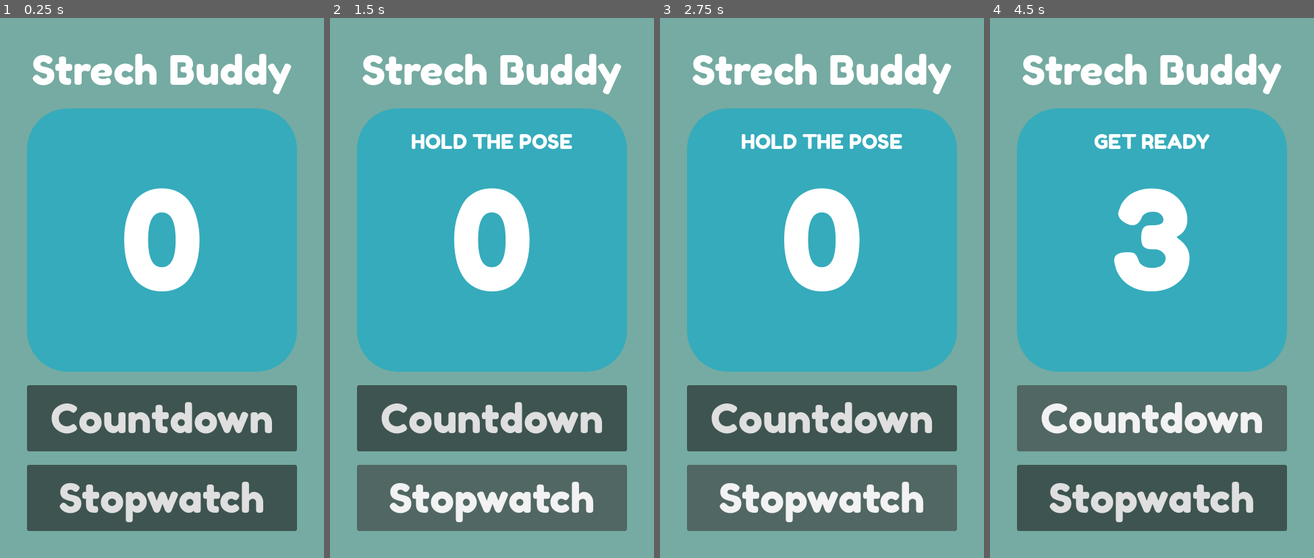
Above: before the commit, frames 1-4 (left to right).
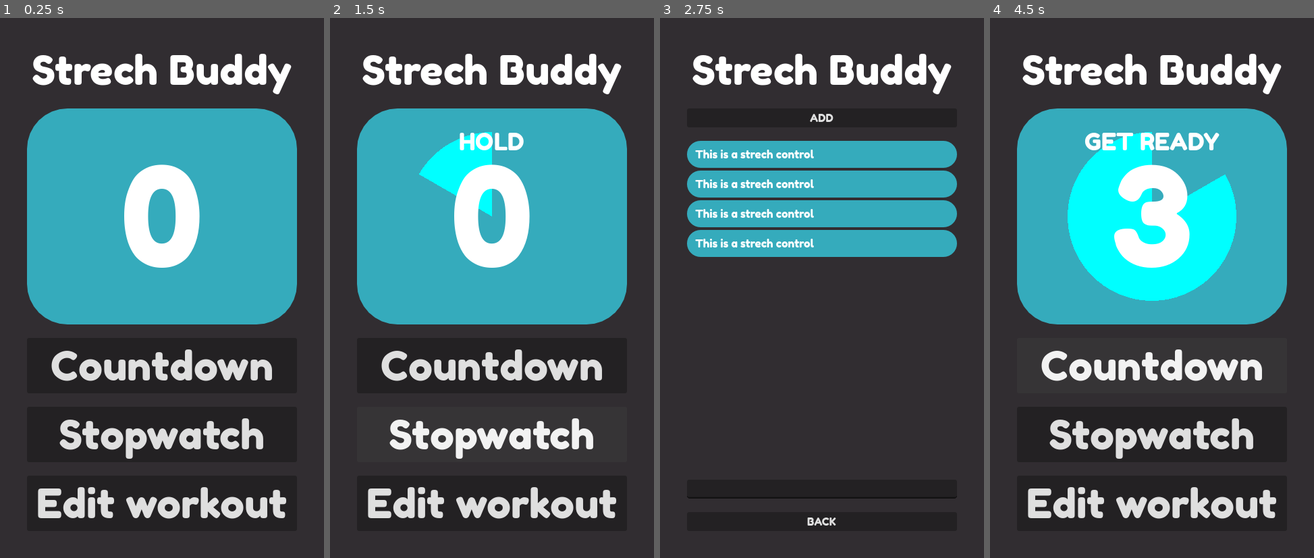
Above: after the commit, the same moments.

Repository: Gouellie/StrechBuddy
Game: Godot game, scene res://src/main.tscn
Two runs of this game, one before a commit and one after it. Both use one fixed random seed, a clock stepped at 60 frames per second and the inputs below.
Inputs (mouse positions are in pixels of both pictures, inside the frame that each line leads up to):
- Up to frame 1 (0.25 s): no input
- Up to frame 2 (1.5 s): click "Countdown" at 0.5 s; click "Stopwatch" at 1.25 s
- Up to frame 3 (2.75 s): click (822, 504) at 2 s, where only the run after the commit has a clickable "Edit workout"
- Up to frame 4 (4.5 s): click (1152, 115) at 2.75 s, where only the run after the commit has a clickable "ADD"; click (1152, 520) at 3.5 s, where only the run after the commit has a clickable "BACK"; click "Countdown" at 4.25 s

The runs differ from the first frame. In frame 1, 67% of the frame differs, in the area x 0-100%, y 0-100%; in frame 2, 69%; in frame 3, 85%; in frame 4, 75%.

Commit message:
UI WIP
Added ticker ui
Added audio cue on tick
Updated settings to fix display on mobile

Diff:
--- a/project.godot
+++ b/project.godot
@@ -18,11 +18,14 @@
 [autoload]
 
 GlobalTimer="*res://src/autoloads/global_timer.tscn"
+AudioManager="*res://src/autoloads/audio_manager.tscn"
 
 [display]
 
 window/size/viewport_width=480
 window/size/viewport_height=800
+window/size/resizable=false
+window/size/borderless=true
 window/stretch/mode="viewport"
 window/stretch/aspect="expand"
 window/handheld/orientation=1
--- /dev/null
+++ b/src/autoloads/audio_manager.gd
@@ -0,0 +1,6 @@
+extends Node
+
+@onready var tick_player : AudioStreamPlayer = $TickPlayer
+
+func tick() -> void:
+	tick_player.play(0)
--- /dev/null
+++ b/src/autoloads/audio_manager.tscn
@@ -0,0 +1,10 @@
+[gd_scene load_steps=3 format=3 uid="uid://c41q48fjf0nsd"]
+
+[ext_resource type="Script" path="res://src/autoloads/audio_manager.gd" id="1_ln3pi"]
+[ext_resource type="AudioStream" uid="uid://c800hrb2ub7r1" path="res://assets/audio/click_003.ogg" id="2_jch8c"]
+
+[node name="AudioManager" type="Node"]
+script = ExtResource("1_ln3pi")
+
+[node name="TickPlayer" type="AudioStreamPlayer" parent="."]
+stream = ExtResource("2_jch8c")
--- a/src/autoloads/global_timer.gd
+++ b/src/autoloads/global_timer.gd
@@ -4,7 +4,7 @@
 
 signal global_timer_start(timer_type, message)
 signal global_timer_stop
-signal global_timer_tick
+signal global_timer_tick(time_elapsed)
 
 var active : bool = false
 var wait_time : int = 0
@@ -19,8 +19,9 @@
 
 func _on_tick():
 	elapsed_time += 1
-	global_timer_tick.emit()
-	if elapsed_time >= wait_time:
+	var elapsed = elapsed_time >= wait_time
+	global_timer_tick.emit(elapsed)
+	if elapsed:
 		active = false
 		global_timer_stop.emit()
 
@@ -30,7 +31,6 @@
 	wait_time = seconds
 	elapsed_time = 0
 	global_timer_start.emit(timer_type, message)
-	global_timer_tick.emit()
 	_ticker.start()
 
 
--- a/src/main.gd
+++ b/src/main.gd
@@ -1,9 +1,14 @@
 extends Control
 
+const workout_list := preload("res://src/ui/workout_list.tscn")
 
 func _on_button_countdown_pressed():
 	GlobalTimer.wait_for(3, GlobalTimer.TIMER_TYPE.COUNTDOWN, "GET READY")
 
 
 func _on_button_stopwatch_pressed():
-	GlobalTimer.wait_for(5, GlobalTimer.TIMER_TYPE.STOPWATCH, "HOLD THE POSE")
+	GlobalTimer.wait_for(5, GlobalTimer.TIMER_TYPE.STOPWATCH, "HOLD")
+
+
+func _on_button_edit_workout_pressed():
+	get_tree().change_scene_to_packed(workout_list)
--- a/src/main.tscn
+++ b/src/main.tscn
@@ -13,14 +13,14 @@
 grow_vertical = 2
 script = ExtResource("1_hnbr0")
 
-[node name="ColorRect" type="ColorRect" parent="."]
+[node name="Background" type="ColorRect" parent="."]
 layout_mode = 1
 anchors_preset = 15
 anchor_right = 1.0
 anchor_bottom = 1.0
 grow_horizontal = 2
 grow_vertical = 2
-color = Color(0.458824, 0.670588, 0.635294, 1)
+color = Color(0.192157, 0.176471, 0.192157, 1)
 
 [node name="Margin" type="MarginContainer" parent="."]
 layout_mode = 1
@@ -64,5 +64,13 @@
 theme_override_font_sizes/font_size = 60
 text = "Stopwatch"
 
+[node name="Button_EditWorkout" type="Button" parent="Margin/VBoxContainer"]
+layout_mode = 2
+size_flags_vertical = 3
+focus_mode = 0
+theme_override_font_sizes/font_size = 60
+text = "Edit workout"
+
 [connection signal="pressed" from="Margin/VBoxContainer/Button_Countdown" to="." method="_on_button_countdown_pressed"]
 [connection signal="pressed" from="Margin/VBoxContainer/Button_Stopwatch" to="." method="_on_button_stopwatch_pressed"]
+[connection signal="pressed" from="Margin/VBoxContainer/Button_EditWorkout" to="." method="_on_button_edit_workout_pressed"]
--- a/src/ui/global_timer_ui.gd
+++ b/src/ui/global_timer_ui.gd
@@ -1,7 +1,8 @@
 extends Panel
 
 @onready var label_message :Label= $VBoxContainer/Label_Message
-@onready var label_time :Label= $Control/Label_Time
+@onready var label_time :Label= $Margin/Label_Time
+@onready var ticker_ui := $Margin/CenterContainer/TickerUI
 
 var timer_active : bool
 var timer_type
@@ -18,6 +19,8 @@
 	timer_active = true
 	timer_type = p_timer_type
 	label_message.text = p_message
+	set_display_time()
+	ticker_ui.pulse(p_timer_type == GlobalTimer.TIMER_TYPE.COUNTDOWN)
 
 
 func on_global_timer_stopped() -> void:
@@ -25,15 +28,15 @@
 	label_message.text = ""
 
 
-func on_global_timer_ticked():
+func on_global_timer_ticked(time_elapsed : bool):
 	if not timer_active:
 		return
-	match timer_type:
-		GlobalTimer.TIMER_TYPE.COUNTDOWN:
-			set_display_time(GlobalTimer.get_time_left())
-		GlobalTimer.TIMER_TYPE.STOPWATCH:
-			set_display_time(GlobalTimer.get_elapsed_time())
+	AudioManager.tick()
+	if not time_elapsed:
+		ticker_ui.pulse(timer_type == GlobalTimer.TIMER_TYPE.COUNTDOWN)
+	set_display_time()
 
 
-func set_display_time(seconds : int) -> void:
+func set_display_time() -> void:
+	var seconds = GlobalTimer.get_time_left() if timer_type == GlobalTimer.TIMER_TYPE.COUNTDOWN else GlobalTimer.get_elapsed_time()
 	label_time.text = str(seconds)
--- a/src/ui/global_timer_ui.tscn
+++ b/src/ui/global_timer_ui.tscn
@@ -1,16 +1,43 @@
-[gd_scene load_steps=3 format=3 uid="uid://d0fa583087q88"]
+[gd_scene load_steps=4 format=3 uid="uid://d0fa583087q88"]
 
 [ext_resource type="Theme" uid="uid://c3m0y7v75p3p0" path="res://assets/theme/main_theme.tres" id="1_r4ro5"]
 [ext_resource type="Script" path="res://src/ui/global_timer_ui.gd" id="2_p05fv"]
+[ext_resource type="Script" path="res://src/ui/ticker_ui.gd" id="3_v6m8r"]
 
 [node name="GlobalTimerUI" type="Panel"]
 anchors_preset = 15
 anchor_right = 1.0
 anchor_bottom = 1.0
+offset_bottom = -331.0
 grow_horizontal = 2
 grow_vertical = 2
 theme = ExtResource("1_r4ro5")
 script = ExtResource("2_p05fv")
+
+[node name="Margin" type="MarginContainer" parent="."]
+layout_mode = 1
+anchors_preset = 15
+anchor_right = 1.0
+anchor_bottom = 1.0
+grow_horizontal = 2
+grow_vertical = 2
+size_flags_vertical = 3
+theme_override_constants/margin_left = 20
+theme_override_constants/margin_right = 20
+
+[node name="CenterContainer" type="CenterContainer" parent="Margin"]
+layout_mode = 2
+
+[node name="TickerUI" type="Control" parent="Margin/CenterContainer"]
+layout_mode = 2
+script = ExtResource("3_v6m8r")
+
+[node name="Label_Time" type="Label" parent="Margin"]
+layout_mode = 2
+theme_override_font_sizes/font_size = 200
+text = "0"
+horizontal_alignment = 1
+vertical_alignment = 1
 
 [node name="VBoxContainer" type="VBoxContainer" parent="."]
 layout_mode = 1
@@ -27,7 +54,7 @@
 [node name="Label_Message" type="Label" parent="VBoxContainer"]
 custom_minimum_size = Vector2(0, 50)
 layout_mode = 2
-theme_override_font_sizes/font_size = 30
+theme_override_font_sizes/font_size = 35
 text = "LABEL MESSAGE"
 horizontal_alignment = 1
 vertical_alignment = 1
@@ -45,21 +72,3 @@
 visible = false
 layout_mode = 2
 horizontal_alignment = 1
-
-[node name="Control" type="MarginContainer" parent="."]
-layout_mode = 1
-anchors_preset = 15
-anchor_right = 1.0
-anchor_bottom = 1.0
-grow_horizontal = 2
-grow_vertical = 2
-size_flags_vertical = 3
-theme_override_constants/margin_left = 20
-theme_override_constants/margin_right = 20
-
-[node name="Label_Time" type="Label" parent="Control"]
-layout_mode = 2
-theme_override_font_sizes/font_size = 200
-text = "0"
-horizontal_alignment = 1
-vertical_alignment = 1
--- /dev/null
+++ b/src/ui/palettes.gd
@@ -0,0 +1,10 @@
+extends VBoxContainer
+
+# https://poolors.com/
+# fdfefe-03fb92-34a1bb-4b66ca-0f1010
+# 7f4599-21c5c6-fcfcfc-fac7b6-fe9935
+# ffffff-db98a7-90757d-5a5659-312d31
+# 00beff-0260a5-cc6d58-eabc9f-f5f6f6
+# fcfdff-32d4fa-1594f2-0350bf-2b2d36
+# fcfcfc-f09a21-2fa3bc-353548-ca5a98
+# ffffff-fd9915-fd6206-c52729-652209
--- /dev/null
+++ b/src/ui/palettes.tscn
@@ -0,0 +1,35 @@
+[gd_scene load_steps=2 format=3 uid="uid://d37r8g44nsp5q"]
+
+[ext_resource type="Script" path="res://src/ui/palettes.gd" id="1_q5a12"]
+
+[node name="Palette_01" type="VBoxContainer"]
+anchors_preset = 15
+anchor_right = 1.0
+anchor_bottom = 1.0
+grow_horizontal = 2
+grow_vertical = 2
+script = ExtResource("1_q5a12")
+
+[node name="ColorRect_1" type="ColorRect" parent="."]
+layout_mode = 2
+size_flags_vertical = 3
+
+[node name="ColorRect_2" type="ColorRect" parent="."]
+layout_mode = 2
+size_flags_vertical = 3
+color = Color(0.858824, 0.596078, 0.654902, 1)
+
+[node name="ColorRect_3" type="ColorRect" parent="."]
+layout_mode = 2
+size_flags_vertical = 3
+color = Color(0.564706, 0.458824, 0.490196, 1)
+
+[node name="ColorRect_4" type="ColorRect" parent="."]
+layout_mode = 2
+size_flags_vertical = 3
+color = Color(0.352941, 0.337255, 0.34902, 1)
+
+[node name="ColorRect_5" type="ColorRect" parent="."]
+layout_mode = 2
+size_flags_vertical = 3
+color = Color(0.192157, 0.176471, 0.192157, 1)
--- /dev/null
+++ b/src/ui/stretch_entry.tscn
@@ -0,0 +1,11 @@
+[gd_scene format=3 uid="uid://cm5p7c1b40iy7"]
+
+[node name="StretchEntry" type="MarginContainer"]
+
+[node name="Panel" type="Panel" parent="."]
+custom_minimum_size = Vector2(0, 40)
+layout_mode = 2
+
+[node name="Label" type="Label" parent="."]
+layout_mode = 2
+text = "   This is a strech control"
--- /dev/null
+++ b/src/ui/ticker_ui.gd
@@ -0,0 +1,38 @@
+extends Control
+
+var _last_angle_to : float = 0
+var _angle_to : float = 0
+var _radius := 125
+var _clock_wise : bool
+
+func _process(_delta):
+	if _last_angle_to == _angle_to:
+		return
+	_last_angle_to = _angle_to
+	queue_redraw()
+
+
+func _draw():
+	if _clock_wise:
+		draw_circle_arc_poly(Vector2.ZERO, _radius, _angle_to, 360, Color.AQUA)
+	else :
+		draw_circle_arc_poly(Vector2.ZERO, _radius, 360, 360 - _angle_to, Color.AQUA)
+
+
+func pulse(clock_wise : bool) -> void:
+	_clock_wise = clock_wise
+	var tween = create_tween()
+	tween.tween_property(self, "_angle_to", 360, 1).from(0)
+
+
+# directly from: http://docs.godotengine.org/en/latest/tutorials/2d/custom_drawing_in_2d.html
+func draw_circle_arc_poly(center, radius, angle_from, angle_to, color):
+	var nb_points = 64
+	var points_arc = PackedVector2Array()
+	points_arc.push_back(center)
+	var colors = PackedColorArray([color])
+
+	for i in range(nb_points+1):
+		var angle_point = deg_to_rad(angle_from + i * (angle_to - angle_from) / nb_points - 90)
+		points_arc.push_back(center + Vector2(cos(angle_point), sin(angle_point)) * radius)
+	draw_polygon(points_arc, colors)
--- /dev/null
+++ b/src/ui/workout_list.gd
@@ -0,0 +1,5 @@
+extends Control
+
+
+func _on_button_back_pressed():
+	get_tree().change_scene_to_file("res://src/main.tscn")
--- /dev/null
+++ b/src/ui/workout_list.tscn
@@ -0,0 +1,81 @@
+[gd_scene load_steps=4 format=3 uid="uid://cmhnm0lryf7qh"]
+
+[ext_resource type="Theme" uid="uid://c3m0y7v75p3p0" path="res://assets/theme/main_theme.tres" id="1_71wmr"]
+[ext_resource type="Script" path="res://src/ui/workout_list.gd" id="1_kjy87"]
+[ext_resource type="PackedScene" uid="uid://cm5p7c1b40iy7" path="res://src/ui/stretch_entry.tscn" id="2_i6cmv"]
+
+[node name="WorkoutList" type="Control"]
+layout_mode = 3
+anchors_preset = 15
+anchor_right = 1.0
+anchor_bottom = 1.0
+grow_horizontal = 2
+grow_vertical = 2
+script = ExtResource("1_kjy87")
+
+[node name="Background" type="ColorRect" parent="."]
+layout_mode = 1
+anchors_preset = 15
+anchor_right = 1.0
+anchor_bottom = 1.0
+grow_horizontal = 2
+grow_vertical = 2
+color = Color(0.192157, 0.176471, 0.192157, 1)
+
+[node name="Margin" type="MarginContainer" parent="."]
+layout_mode = 1
+anchors_preset = 15
+anchor_right = 1.0
+anchor_bottom = 1.0
+grow_horizontal = 2
+grow_vertical = 2
+theme = ExtResource("1_71wmr")
+theme_override_constants/margin_left = 40
+theme_override_constants/margin_top = 40
+theme_override_constants/margin_right = 40
+theme_override_constants/margin_bottom = 40
+
+[node name="VBoxContainer" type="VBoxContainer" parent="Margin"]
+layout_mode = 2
+theme_override_constants/separation = 20
+
+[node name="Label" type="Label" parent="Margin/VBoxContainer"]
+layout_mode = 2
+theme_override_font_sizes/font_size = 60
+text = "Strech Buddy"
+horizontal_alignment = 1
+
+[node name="Button" type="Button" parent="Margin/VBoxContainer"]
+layout_mode = 2
+text = "ADD"
+
+[node name="ScrollContainer" type="ScrollContainer" parent="Margin/VBoxContainer"]
+layout_mode = 2
+size_flags_vertical = 3
+
+[node name="Entries" type="VBoxContainer" parent="Margin/VBoxContainer/ScrollContainer"]
+layout_mode = 2
+size_flags_horizontal = 3
+size_flags_vertical = 3
+
+[node name="StretchEntry" parent="Margin/VBoxContainer/ScrollContainer/Entries" instance=ExtResource("2_i6cmv")]
+layout_mode = 2
+
+[node name="StretchEntry2" parent="Margin/VBoxContainer/ScrollContainer/Entries" instance=ExtResource("2_i6cmv")]
+layout_mode = 2
+
+[node name="StretchEntry3" parent="Margin/VBoxContainer/ScrollContainer/Entries" instance=ExtResource("2_i6cmv")]
+layout_mode = 2
+
+[node name="StretchEntry4" parent="Margin/VBoxContainer/ScrollContainer/Entries" instance=ExtResource("2_i6cmv")]
+layout_mode = 2
+
+[node name="LineEdit" type="LineEdit" parent="Margin/VBoxContainer"]
+layout_mode = 2
+max_length = 18
+
+[node name="Button_Back" type="Button" parent="Margin/VBoxContainer"]
+layout_mode = 2
+text = "BACK"
+
+[connection signal="pressed" from="Margin/VBoxContainer/Button_Back" to="." method="_on_button_back_pressed"]
Not shown, added: assets/audio/click_003.ogg.import
Not shown, added: assets/audio/drop_003.ogg.import
Not shown, added: assets/audio/click_003.ogg
Not shown, added: assets/audio/drop_003.ogg
